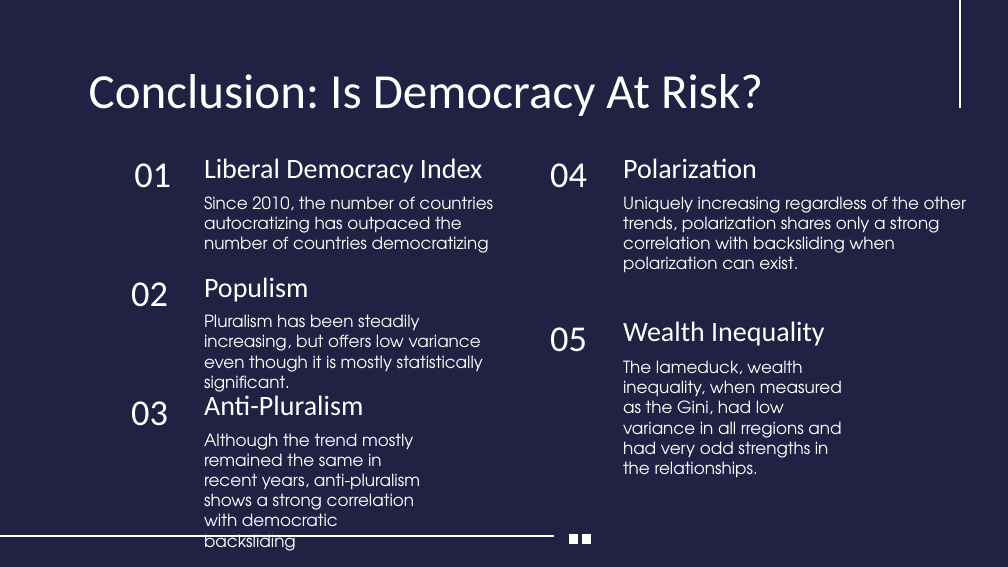
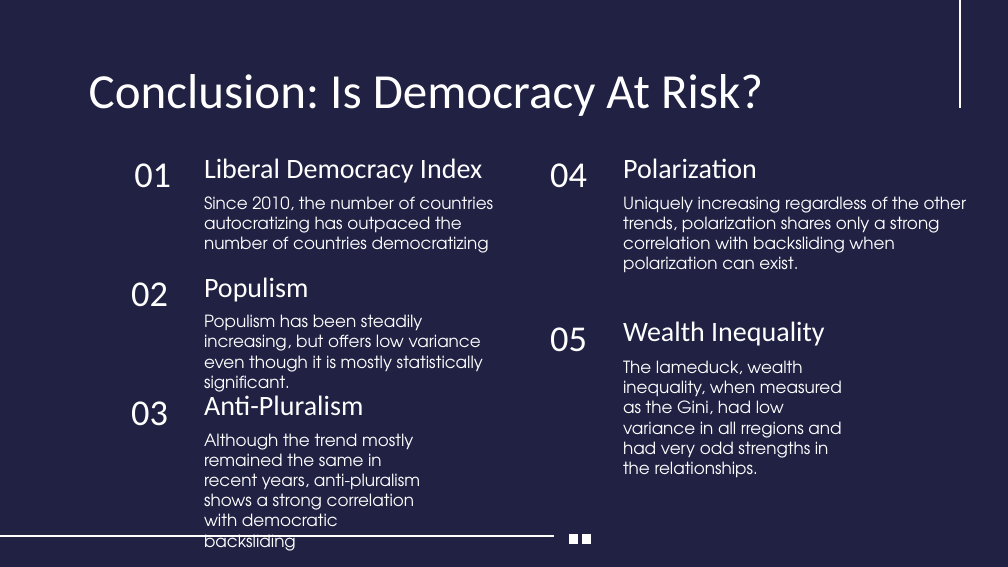
Before and after one commit to dimmediato/R_Project, a slide deck: slide 16 of PowerPoint/R_Project_Presentation.pptx. Drawn at 1008x567 pixels with LibreOffice and Linux fonts; fonts in the diff are those of the drawing; background and template pictures are left out. Boxes give left, top, right and bottom in pixels: in the first picture for what was removed or moved away, otherwise in the second. Text is boxed around its words. In the diff, an @@ line names an element or a change of style, - is before the commit and + after.

```diff
--- a/PowerPoint/R_Project_Presentation.pptx
+++ b/PowerPoint/R_Project_Presentation.pptx
@@ subtitle at bbox=[204, 314, 483, 377]: text changed @@
-Pluralism has been steadily increasing, but offers low variance even though it is mostly statistically significant.
+Populism has been steadily increasing, but offers low variance even though it is mostly statistically significant.
```
Also in this commit, not shown: 1 other slide changed, 1 other file.
